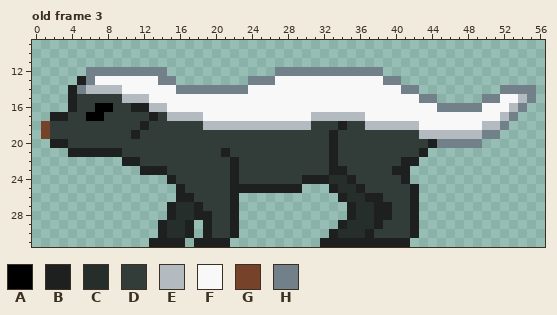
One commit to this pixel-art file: Aseprite/Ratel.aseprite. Above, as it was before the edit.
64x32 pixels, 4 frames. Shown: old frame 3: x 0..56, y 9..31. The commit also changed other frames, which this record leaves out.
Palette (. is transparent): A #000000  B #1d201f  C #262e2c  D #323c39  E #b3bbc0  F #f8f8f8  G #764229  H #718089
Pixels before, old frame 3, first column x 1:
12 .....HHHHHHHHH............HHHHHHHHHHHH.................
13 ....BHFFFFFFFHH........HHHFFFFFFFFFFFFHH...............
14 ...BHEEEEFFFFFFHHHHHHHHFFFFFFFFFFFFFFFFFHH.........HHHH
15 ...BDDDDDEEEFFFFFFFFFFFFFFFFFFFFFFFFFFFFFFHH.....HHFFEH
16 ...BDDAADDBBEEFFFFFFFFFFFFFFFFFFFFFFFFFFFFFFHHHHHFFFEH.
17 .BBDDAADDDDDBDEEEEFFFFFFFFFFFFEEEEEEFFFFFFFFFFFFFFFEH..
18 GDDDDDDDDDDBDDDDDDEEEEEEEEEEEEDDDBDDEEEEEEFFFFFFFEEH...
19 GDDDDDDDDDBDDDDDDDDDDDDDDDDDDDDDBDDDDDDDDDEEEEEEEHH....
20 .BBDDDDDDDDDDDDDDDDDDDDDDDDDDDDDBDDDDDDDDDDBHHHHH......
21 ...BBBBBBDDDDDDDDDDDBDDDDDDDDDDDBDDDDDDDDDB............
22 .........BBDDDDDDDDDDBDDDDDDDDDDBDDDDDDDBB.............
23 ...........BBBDDDDDDDBDDDDDDDDDDBBDDDDDBB..............
24 ..............BDDDDDDBDDDDDDDBBBCCBDDDDDB..............
25 ...............BDDDDDBBBBBBBB...BCCBDDDDDB.............
26 ...............BBDDDDB...........BCCBBDDDB.............
27 ..............BCCBDDDB............BCCBBDDB.............
28 ..............BCCBBDDB............BCCBBDDB.............
29 .............BCCB.BDDB...........BCCCBDDDB.............
30 .............BCCB.BDDB..........BCCCBDDDDB.............
31 ............BBBB.BBBB..........BBBBBBBBBB..............
After:
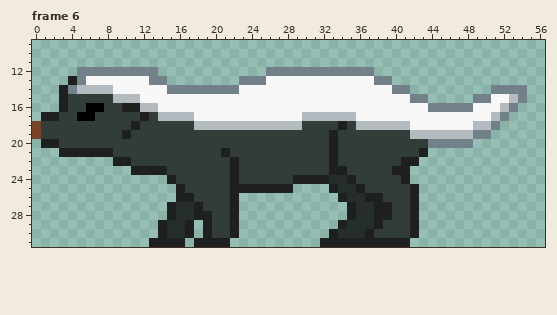
A new or re-ordered frame is compared with the old frame closest to it.
Changes in this commit:
frames 4 -> 6
Frame 6 is new; against old frame 3:
Colour A replaces colour D in row 16 at x 6; in row 17 at x 5.
Colour B is added in row 13 at x 4; in rows 14 to 16 at x 3; in row 17 at x 1; in row 20 at x 1; in row 21 at x 3; in row 22 at x 9.
Colour B is added in row 23 at x 11.
Colour B replaces colour D in row 16 at x 10; in row 17 at x 12; in row 18 at x 11; in row 19 at x 10; in row 24 at x 29.
Colour D replaces colour A in row 16 at x 8; in row 17 at x 7.
Colour D replaces colour B in rows 15 to 16 at x 4; in row 17 at x 3 and 13; in row 18 at x 12; in row 19 at x 11; in row 20 at x 3; in row 21 at x 9.
Colour D replaces colour B in row 22 at x 11.
Colour D replaces colour E in row 18 at x 30.
Colour D replaces colour G in rows 18 to 19 at x 1.
Colour E replaces colour B in row 16 at x 12.
Colour E replaces colour D in row 15 at x 9; in row 17 at x 14; in row 18 at x 18 and 36; in row 19 at x 42.
Colour E replaces colour F in row 15 at x 53; in row 16 at x 52; in row 17 at x 30 and 51; in row 18 at x 49.
Colour E replaces colour H in row 14 at x 5.
Colour F replaces colour E in row 14 at x 9; in row 15 at x 12; in row 16 at x 14; in row 17 at x 18 and 36; in row 18 at x 42.
Colour F replaces colour H in row 13 at x 6 and 26; in row 14 at x 23; in row 15 at x 51; in row 16 at x 49.
Colour G is added in rows 18 to 19 at x 0.
Colour H is added in row 12 at x 5 and 26; in row 13 at x 23; in row 14 at x 51; in row 15 at x 49.
Colour H replaces colour B in row 13 at x 5; in row 14 at x 4; in row 20 at x 44.
Colour H replaces colour E in row 15 at x 54; in row 16 at x 53; in row 17 at x 52; in row 18 at x 51; in row 19 at x 49.
Colour H replaces colour F in row 13 at x 13 and 38; in row 14 at x 15 and 40; in row 15 at x 42; in row 16 at x 44.
Colour B is gone in row 25 at x 29.
Colour H is gone in row 12 at x 14 and 38; in row 13 at x 15 and 40; in row 14 at x 42 and 55; in row 15 at x 44 and 55; in row 16 at x 54; in row 17 at x 53.
Colour H is gone in row 18 at x 52; in row 19 at x 51; in row 20 at x 49.
